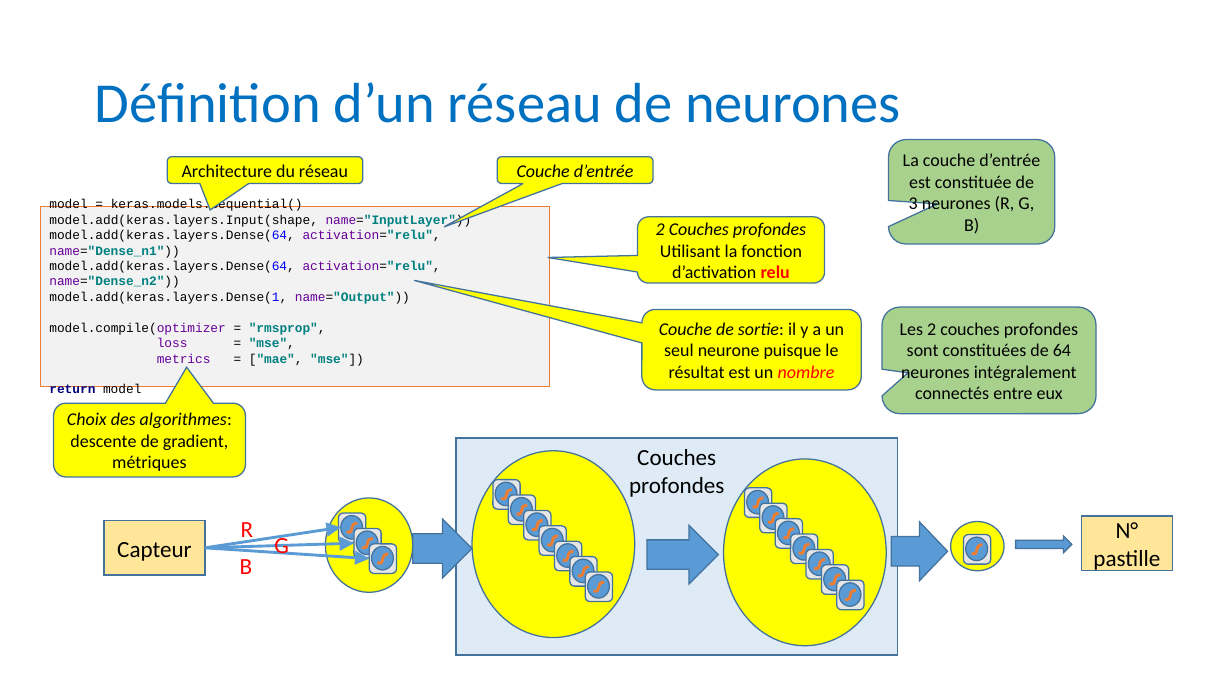
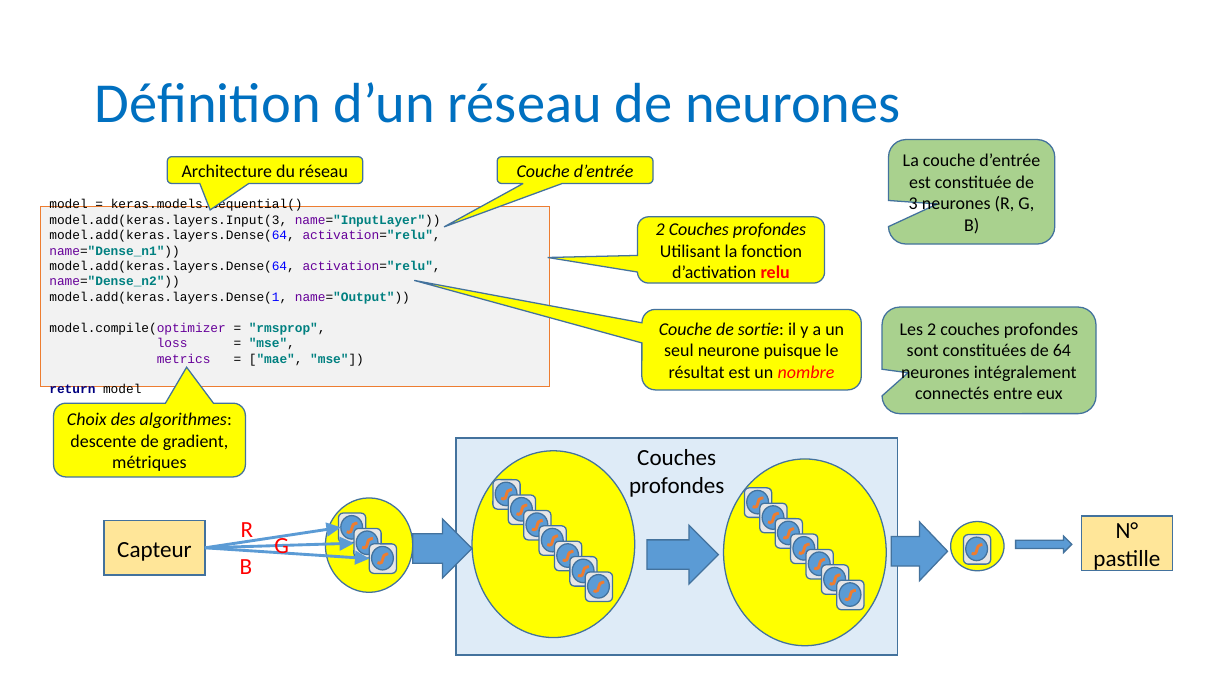
Before and after one commit to anumby-source/RobotServiceJeunesse2023, a slide deck: slide 9 of TCS34725/Apprentissage pour Les pastilles.pptx. Drawn at 1232x693 pixels with LibreOffice and Linux fonts; fonts in the diff are those of the drawing. Boxes give left, top, right and bottom in pixels: in the first picture for what was removed or moved away, otherwise in the second. Text is boxed around its words. In the diff, an @@ line names an element or a change of style, - is before the commit and + after.

Commit message:
fixes sur la présentation pédagogique sur le Réseau de Neurones

```diff
--- a/TCS34725/Apprentissage pour Les pastilles.pptx
+++ b/TCS34725/Apprentissage pour Les pastilles.pptx
@@ text in rectangle at <box>49,199,441,393</box>: text changed @@
-model = keras.models.Sequential()
-model.add(keras.layers.Input(shape, name="InputLayer"))
-model.add(keras.layers.Dense(64, activation="relu", name="Dense_n1"))
-model.add(keras.layers.Dense(64, activation="relu", name="Dense_n2"))
-model.add(keras.layers.Dense(1, name="Output"))
-model.compile(optimizer = "rmsprop",
-loss = "mse",
-metrics = ["mae", "mse"])
-return model
+model = keras.models.Sequential()
+model.add(keras.layers.Input(3, name="InputLayer"))
+model.add(keras.layers.Dense(64, activation="relu", name="Dense_n1"))
+model.add(keras.layers.Dense(64, activation="relu", name="Dense_n2"))
+model.add(keras.layers.Dense(1, name="Output"))
+model.compile(optimizer = "rmsprop",
+loss = "mse",
+metrics = ["mae", "mse"])
+return model
```
Also in this commit, not shown: 6 other slides changed, 1 other file.
